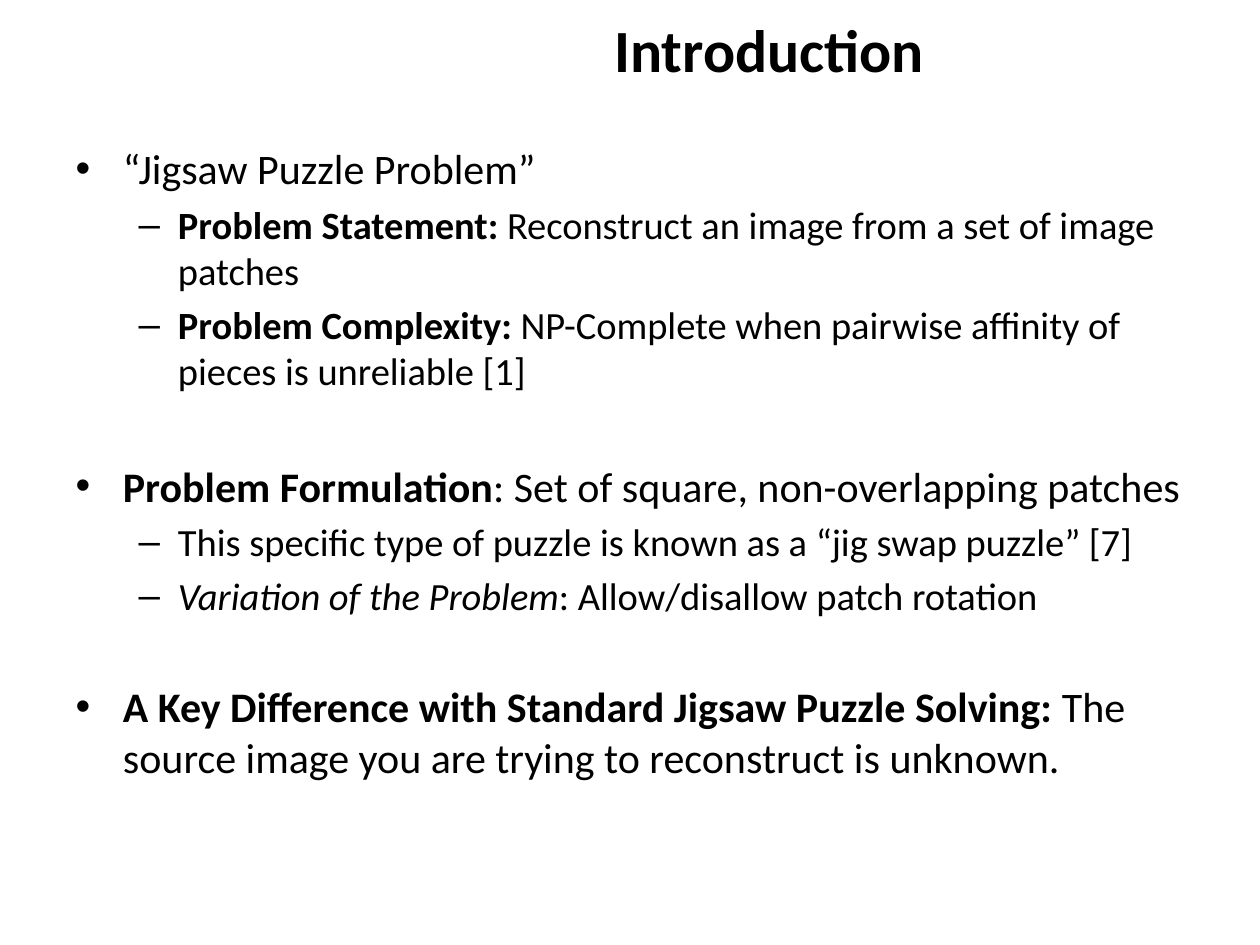
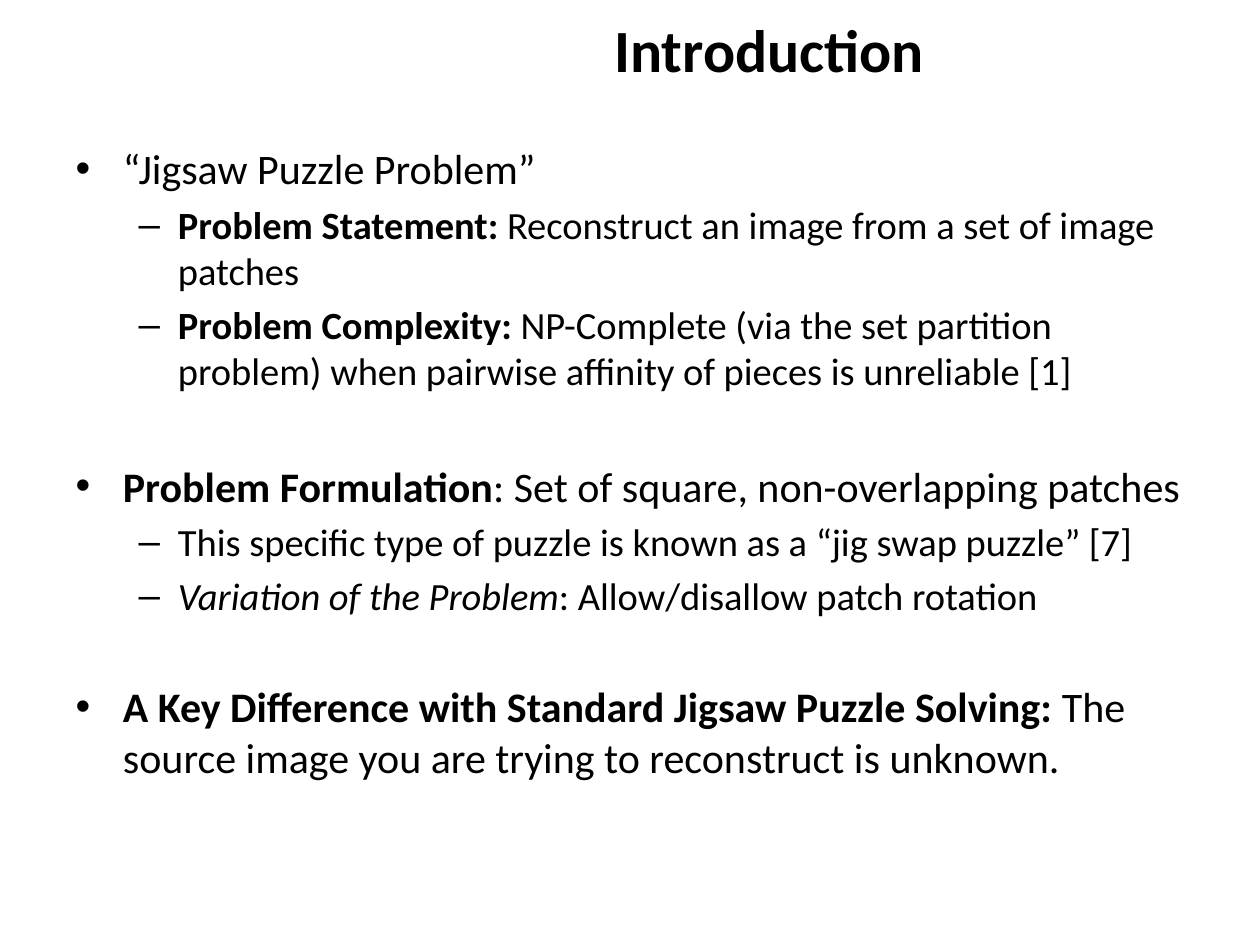
Before and after one commit to ZaydH/sjsu_thesis, a slide deck: slide 2 of Papers/Zayd_Hammoudeh_-_Square_Jigsaw_Puzzle_Problem_Literature_Review.pptx. Drawn at 1260x945 pixels with LibreOffice and Linux fonts; fonts in the diff are those of the drawing; background and template pictures are left out. Boxes give left, top, right and bottom in pixels: in the first picture for what was removed or moved away, otherwise in the second. Text is boxed around its words. In the diff, an @@ line names an element or a change of style, - is before the commit and + after.

Commit message:
Uploading last iterative update on the literate review for the night. Uploading previous SJSU student's thesis on jigsaw puzzle problem. Uploading the updated BibTex file.

```diff
--- a/Papers/Zayd_Hammoudeh_-_Square_Jigsaw_Puzzle_Problem_Literature_Review.pptx
+++ b/Papers/Zayd_Hammoudeh_-_Square_Jigsaw_Puzzle_Problem_Literature_Review.pptx
@@ text at box(178, 311, 1071, 392): text changed @@
-  – Problem Complexity: NP-Complete when pairwise affinity of pieces is unreliable [1]
+  – Problem Complexity: NP-Complete (via the set partition problem) when pairwise affinity of pieces is unreliable [1]
```
Also in this commit, not shown: 5 other slides changed, 6 slides added, 2 other files.
